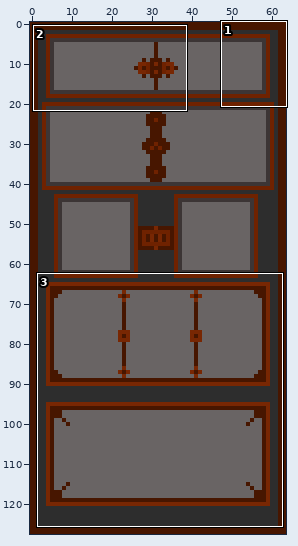
One commit to this sprite sheet: core/assets/Inventory.png. Above, an overview of the earlier version with the close-up marked.
Close-up. Before the edit:
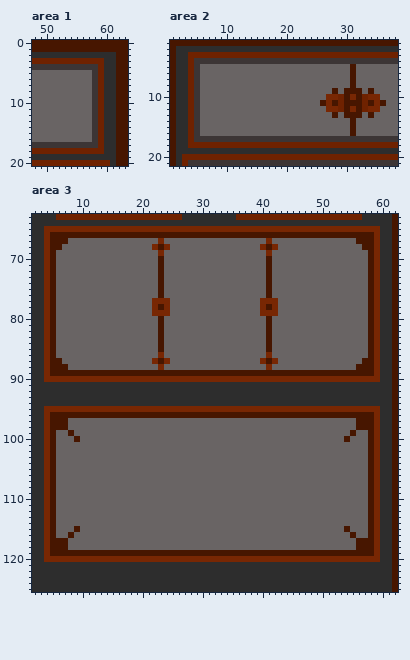
The file is 64x128 pixels. Shown: area 1: x 48..63, y 0..20; area 2: x 1..38, y 1..21; area 3: x 2..62, y 63..125. The commit also changed other parts of the picture, which this record leaves out.
After the commit:
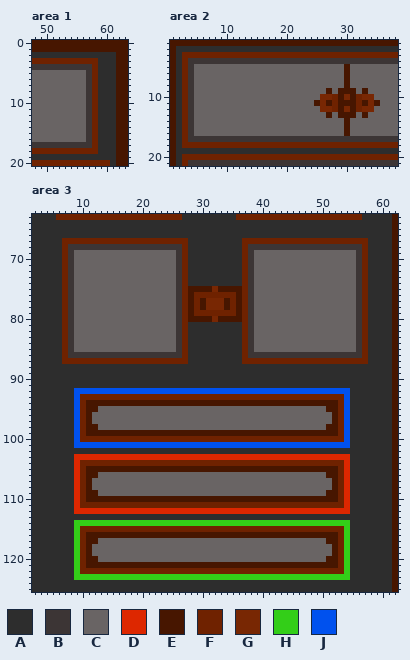
Palette (. is transparent): A #2d2d2d  B #3c3535  C #696464  D #dd2700  E #471600  F #6f2200  G #782703  H #33ce18  J #0051ee
Change:
Changed rows in their new state; - is an unchanged pixel.
Area 1:
first column x 57:
 3 --A
 4 -FA
 5 BFA
 6 BFA
 7 BFA
 8 BFA
 9 BFA
10 BFA
11 BFA
12 BFA
13 BFA
14 BFA
15 BFA
16 BFA
17 -FA
18 --A
Area 2:
first column x 3:
 3 F---------------------------------
 4 FB--------------------------------
 5 FBC------------------------EC-----
 6 FBC------------------------EC-----
 7 FBC------------------------EC-----
 8 FBC------------------------EC-----
 9 FBC---------------------ECE--CEC--
10 FBC--------------------G-FEGEFG-C-
11 FBC-------------------EGEFE--FEGEC
12 FBC--------------------G-FEGEFG-C-
13 FBC---------------------ECE--CEC--
14 FBC------------------------EC-----
15 FBC------------------------EC-----
16 FBC------------------------EC-----
17 FB--------------------------------
18 F---------------------------------
Area 3:
first column x 4:
 65 AAAAAAAAAAAAAAAAAAAAAAAAAAAAAAAAAAAAAAAAAAAAAAAAAAAAAAAA
 66 AAAAAAAAAAAAAAAAAAAAAAAAAAAAAAAAAAAAAAAAAAAAAAAAAAAAAAAA
 67 AAAFFFFFFFFFFFFFFFFFFFFFAAAAAAAAAFFFFFFFFFFFFFFFFFFFFFAA
 68 AAAFBBBBBBBBBBBBBBBBBBBFAAAAAAAAAFBBBBBBBBBBBBBBBBBBBFAA
 69 AAAFB--------------C--BFAAAAAAAAAFB--C--------------BFAA
 70 AAAFB--------------C--BFAAAAAAAAAFB--C--------------BFAA
 71 AAAFB--------------C--BFAAAAAAAAAFB--C--------------BFAA
 72 AAAFB--------------C--BFAAAAAAAAAFB--C--------------BFAA
 73 AAAFB--------------C--BFAAAAAAAAAFB--C--------------BFAA
 74 AAAFB--------------C--BFAAAAAAAAAFB--C--------------BFAA
 75 AAAFB--------------C--BFEEEEGEEEEFB--C--------------BFAA
 76 AAAFB--------------C--BFEFFFFFFFEFB--C--------------BFAA
 77 AAAFB-------------CCC-BFEFEGGGEFEFB-CCC-------------BFAA
 78 AAAFB-------------CCC-BFEFEGGGEFEFB-CCC-------------BFAA
 79 AAAFB-------------CCC-BFEFFFFFFFEFB-CCC-------------BFAA
 80 AAAFB--------------C--BFEEEEGEEEEFB--C--------------BFAA
 81 AAAFB--------------C--BFAAAAAAAAAFB--C--------------BFAA
 82 AAAFB--------------C--BFAAAAAAAAAFB--C--------------BFAA
 83 AAAFB--------------C--BFAAAAAAAAAFB--C--------------BFAA
 84 AAAFB--------------C--BFAAAAAAAAAFB--C--------------BFAA
 85 AAAFB--------------C--BFAAAAAAAAAFB--C--------------BFAA
 86 AAAFBBBBBBBBBBBBBBBBBBBFAAAAAAAAAFBBBBBBBBBBBBBBBBBBBFAA
 87 AAAFFFFFFFFFFFFFFFFFFFFFAAAAAAAAAFFFFFFFFFFFFFFFFFFFFFAA
 88 AAAAAAAAAAAAAAAAAAAAAAAAAAAAAAAAAAAAAAAAAAAAAAAAAAAAAAAA
 89 AAAAAAAAAAAAAAAAAAAAAAAAAAAAAAAAAAAAAAAAAAAAAAAAAAAAAAAA
 90 AAAAAAAAAAAAAAAAAAAAAAAAAAAAAAAAAAAAAAAAAAAAAAAAAAAAAAAA
 92 -----JJJJJJJJJJJJJJJJJJJJJJJJJJJJJJJJJJJJJJJJJJJJJJ-----
 93 -----JFFFFFFFFFFFFFFFFFFFFFFFFFFFFFFFFFFFFFFFFFFFFJ-----
 94 -----JFEEEEEEEEEEEEEEEEEEEEEEEEEEEEEEEEEEEEEEEEEEFJ-----
 95 AAAAAJFEECCCCCCCCCCCCCCCCCCCCCCCCCCCCCCCCCCCCCCEEFJAAAAA
 96 AAAAAJF-CCCCCCCCCCCCCCCCCCCCCCCCCCCCCCCCCCCCCCCC-FJAAAAA
 97 AAAAAJFE----------------------------------------EFJAAAAA
 98 AAAAAJFEE--------------------------------------EEFJAAAAA
 99 AAAAAJFEEEEEEEEEEEEEEEEEEEEEEEEEEEEEEEEEEEEEEEEEEFJAAAAA
100 AAAAAJFFFFFFFFFFFFFFFFFFFFFFFFFFFFFFFFFFFFFFFFFFFFJAAAAA
101 AAAAAJJJJJJJJJJJJJJJJJJJJJJJJJJJJJJJJJJJJJJJJJJJJJJAAAAA
102 AAAAAAAAAAAAAAAAAAAAAAAAAAAAAAAAAAAAAAAAAAAAAAAAAAAAAAAA
103 AAAAADDDDDDDDDDDDDDDDDDDDDDDDDDDDDDDDDDDDDDDDDDDDDDAAAAA
104 AAAAADFFFFFFFFFFFFFFFFFFFFFFFFFFFFFFFFFFFFFFFFFFFFDAAAAA
105 AAAAADFEEEEEEEEEEEEEEEEEEEEEEEEEEEEEEEEEEEEEEEEEEFDAAAAA
106 AAAAADFEE--------------------------------------EEFDAAAAA
107 AAAAADFE----------------------------------------EFDAAAAA
108 AAAAADFE----------------------------------------EFDAAAAA
109 AAAAADFEE--------------------------------------EEFDAAAAA
110 AAAAADFEEEEEEEEEEEEEEEEEEEEEEEEEEEEEEEEEEEEEEEEEEFDAAAAA
111 AAAAADFFFFFFFFFFFFFFFFFFFFFFFFFFFFFFFFFFFFFFFFFFFFDAAAAA
112 AAAAADDDDDDDDDDDDDDDDDDDDDDDDDDDDDDDDDDDDDDDDDDDDDDAAAAA
113 AAAAAAAAAAAAAAAAAAAAAAAAAAAAAAAAAAAAAAAAAAAAAAAAAAAAAAAA
114 AAAAAHHHHHHHHHHHHHHHHHHHHHHHHHHHHHHHHHHHHHHHHHHHHHHAAAAA
115 AAAAAHFFFFFFFFFFFFFFFFFFFFFFFFFFFFFFFFFFFFFFFFFFFFHAAAAA
116 AAAAAHFEEEEEEEEEEEEEEEEEEEEEEEEEEEEEEEEEEEEEEEEEEFHAAAAA
117 AAAAAHFEE--------------------------------------EEFHAAAAA
118 AAAAAHFE----------------------------------------EFHAAAAA
119 AAAAAHF-CCCCCCCCCCCCCCCCCCCCCCCCCCCCCCCCCCCCCCCC-FHAAAAA
120 AAAAAHFEECCCCCCCCCCCCCCCCCCCCCCCCCCCCCCCCCCCCCCEEFHAAAAA
121 -----HFEEEEEEEEEEEEEEEEEEEEEEEEEEEEEEEEEEEEEEEEEEFH-----
122 -----HFFFFFFFFFFFFFFFFFFFFFFFFFFFFFFFFFFFFFFFFFFFFH-----
123 -----HHHHHHHHHHHHHHHHHHHHHHHHHHHHHHHHHHHHHHHHHHHHHH-----
Where, in picture pixels (left, top, right, bottom), the same in both close-ups:
changed: (86, 58, 104, 154)
changed: (182, 52, 200, 148)
changed: (314, 64, 386, 136)
changed: (44, 226, 380, 580)
